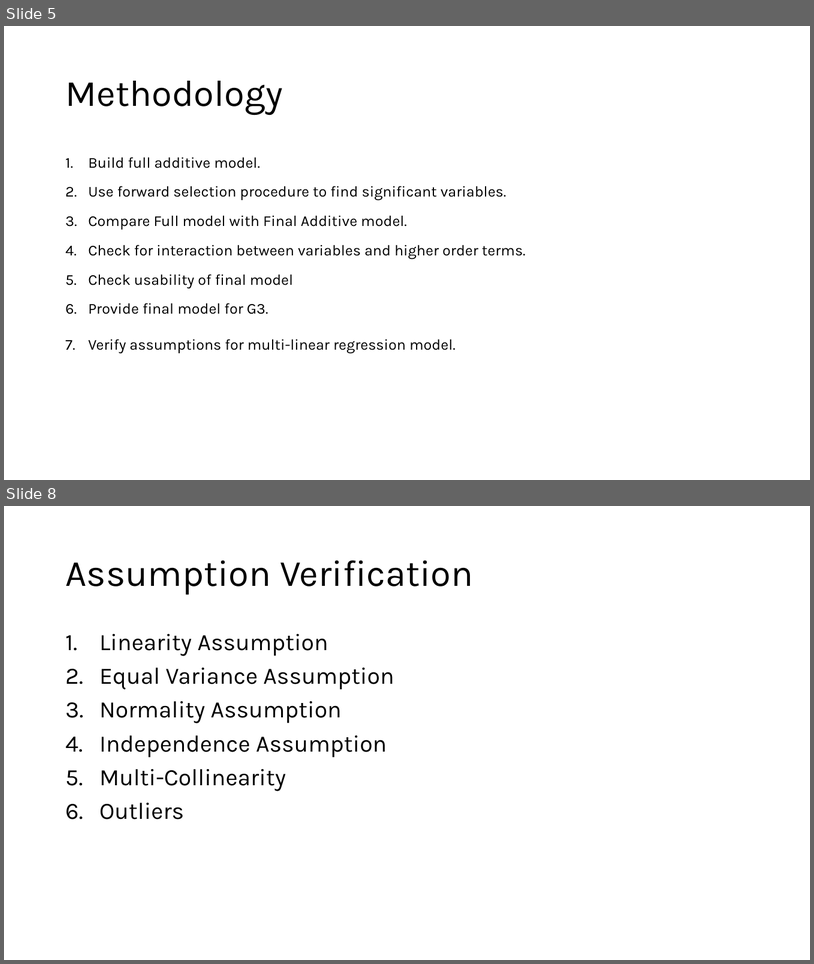
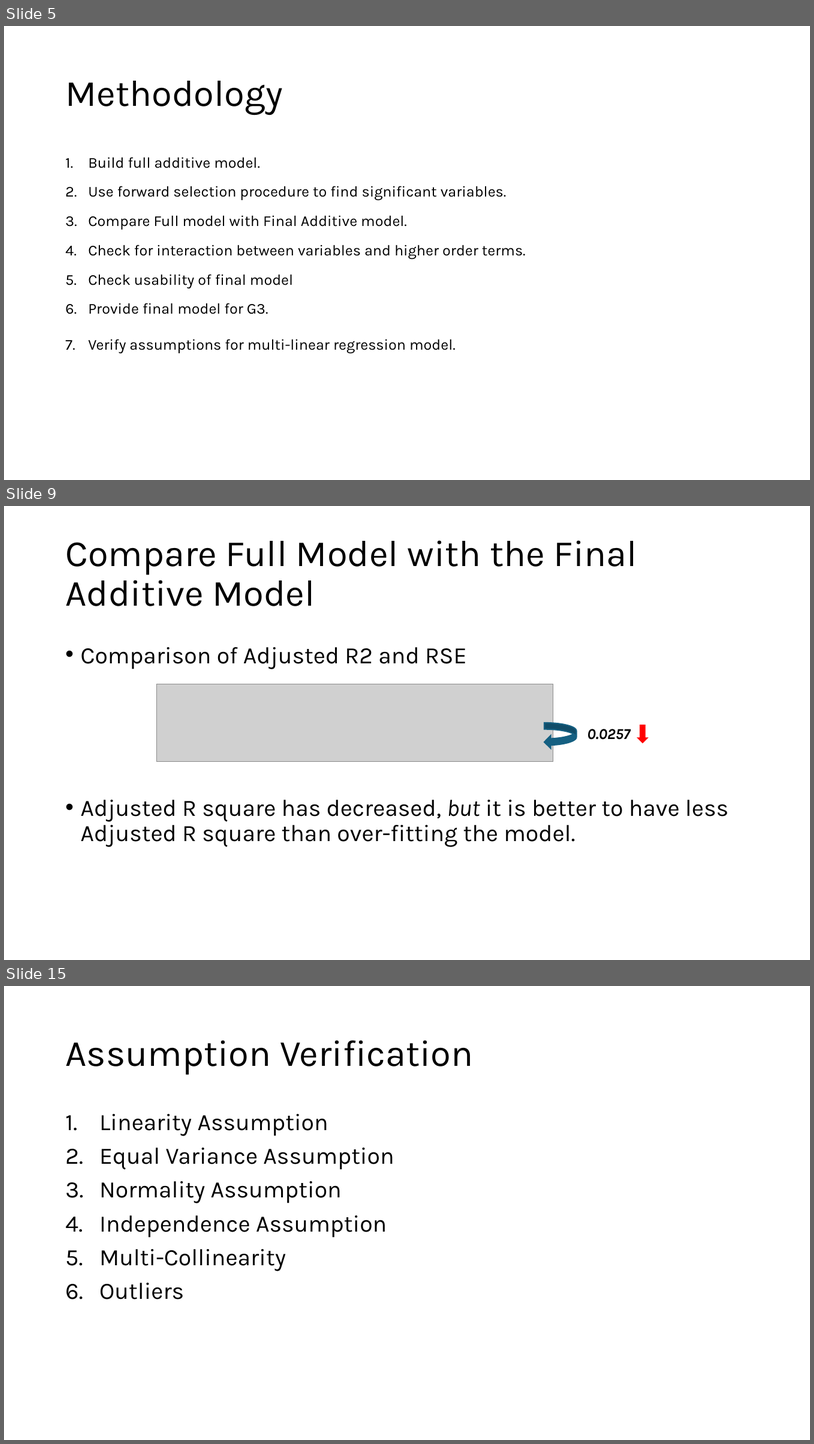
Before and after one commit to prs-sharma9/DATA-603_PROJECT, a slide deck: Final_Presentation.pptx. Shown one above the other, each under a label of ours: slides 5 and 8 before the commit, slides 5, 9 and 15 after it; the slides between them are not shown. The pictures are 814x964 and 814x1444 pixels, drawn with LibreOffice and Linux fonts; fonts in the diff are those of the drawing; grey boxes stand for pictures. Boxes give left, top, right and bottom in pixels: in the first picture for what was removed or moved away, otherwise in the second. Text is boxed around its words. In the diff, an @@ line names an element or a change of style, - is before the commit and + after.

```diff
--- a/Final_Presentation.pptx
+++ b/Final_Presentation.pptx
@@ slide 9 added at [4,506,810,960], background #FFFFFF @@
@@ title added at [65,540,638,606], 44 pt, text #000000 @@
+Compare Full Model with the Final Additive Model
@@ text added at [81,647,467,669], 28 pt, text #000000 @@
+• Comparison of Adjusted R2 and RSE
@@ picture added at [156,684,553,761] @@
@@ curved left arrow added at [545,723,577,748], fill #156082, outline #156082 1.5 pt @@
@@ text added at [587,729,630,739], 18 pt, text #000000, bold, italic @@
+0.0257
@@ down arrow added at [639,725,648,742], fill #FF0000, outline #FF0000 1.5 pt @@
@@ text added at [81,799,729,847], 28 pt, text #000000 @@
+• Adjusted R square has decreased, but it is better to have less Adjusted R square than over-fitting the model.
@@ what was slide 8 is now slide 15 @@
```
Also in this commit, not shown: 1 slide changed, 7 other slides added, 1 slide removed, 1 other file.
